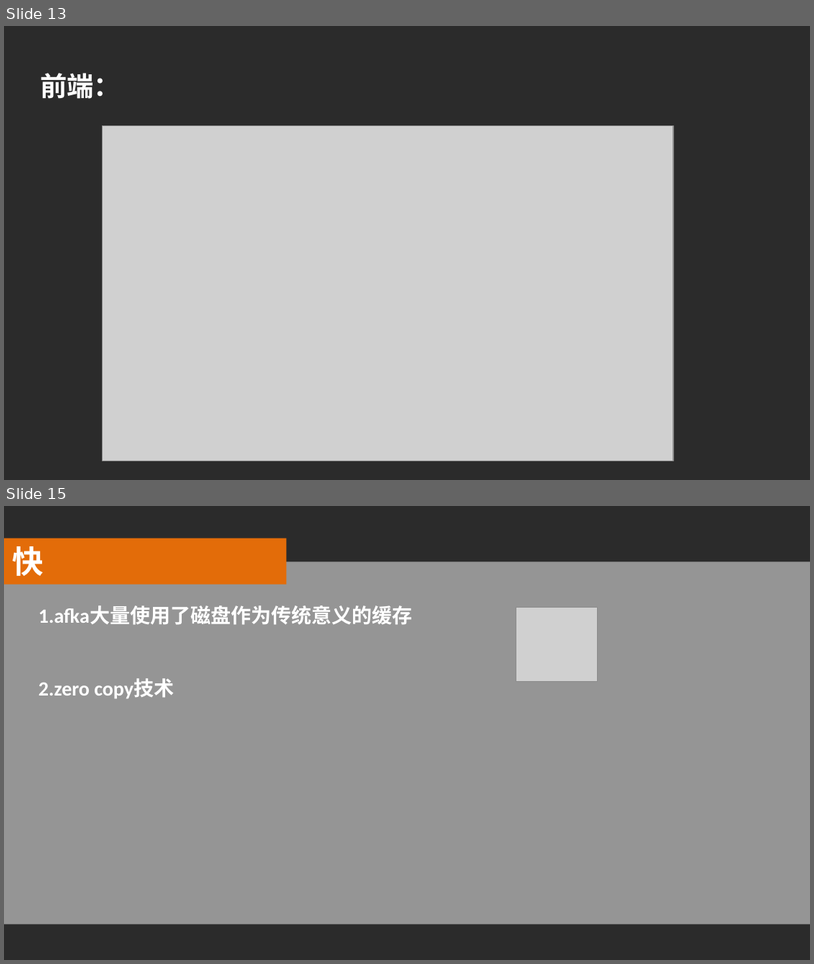
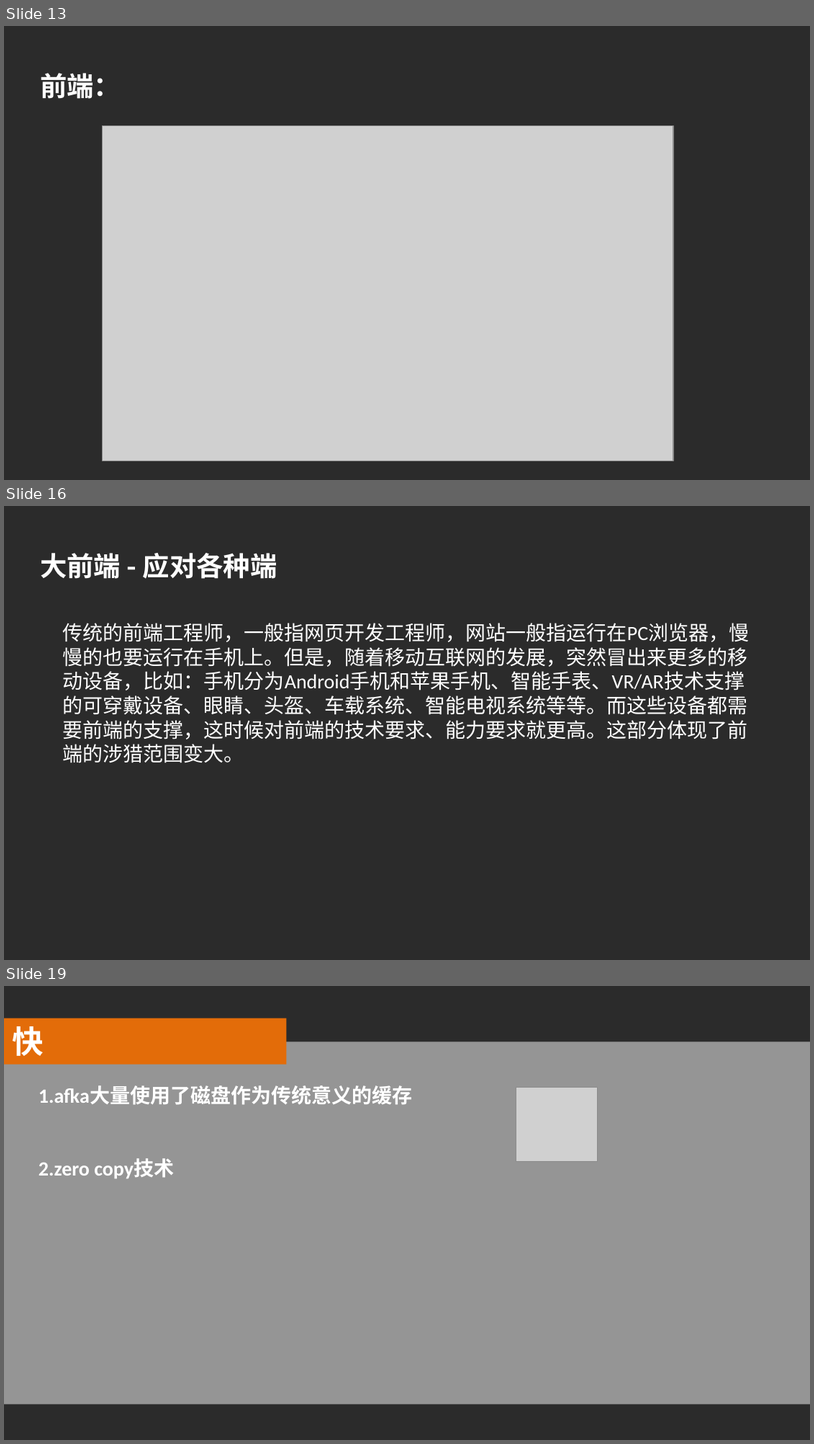
Before and after one commit to luke93h/git-blog, a slide deck: src/大前端简介.pptx. Shown one above the other, each under a label of ours: slides 13 and 15 before the commit, slides 13, 16 and 19 after it; the slides between them are not shown. The pictures are 814x964 and 814x1444 pixels, drawn with LibreOffice and Linux fonts; fonts in the diff are those of the drawing; grey boxes stand for pictures; background and template pictures are left out; a plain dark background stands for a picture behind light text. Boxes give left, top, right and bottom in pixels: in the first picture for what was removed or moved away, otherwise in the second. Text is boxed around its words. In the diff, an @@ line names an element or a change of style, - is before the commit and + after.

```diff
--- a/src/大前端简介.pptx
+++ b/src/大前端简介.pptx
@@ slide 16 added at [4,506,810,960], background picture (left out) @@
@@ text added at [40,553,278,579], 24 pt, text #FFFFFF, bold @@
+大前端 - 应对各种端
@@ text added at [63,623,749,763], 18 pt, text #FFFFFF @@
+传统的前端工程师，一般指网页开发工程师，网站一般指运行在PC浏览器，慢慢的也要运行在手机上。但是，随着移动互联网的发展，突然冒出来更多的移动设备，比如：手机分为Android手机和苹果手机、智能手表、VR/AR技术支撑的可穿戴设备、眼睛、头盔、车载系统、智能电视系统等等。而这些设备都需要前端的支撑，这时候对前端的技术要求、能力要求就更高。这部分体现了前端的涉猎范围变大。
@@ what was slide 15 is now slide 19 @@
```
Also in this commit, not shown: 1 slide changed, 3 other slides added, 1 other file.
